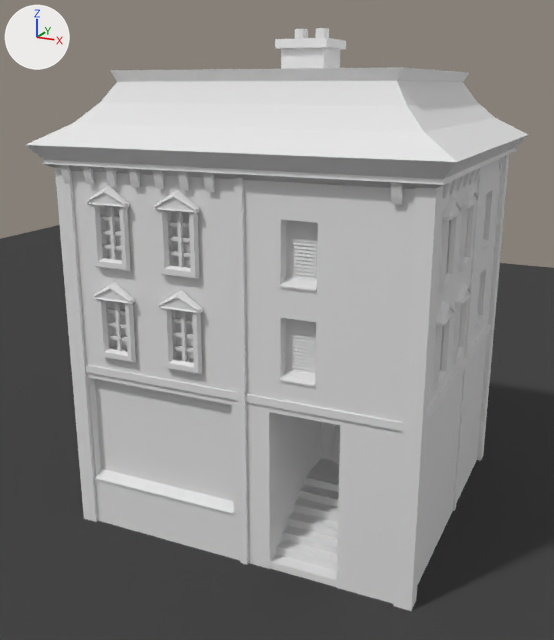
The Blender file work in progress/house/house4_lowpoly.blend, before and after one commit.
The view is the same before and after, from a 50 mm camera at (5.38, -8.99, 4.42) aimed at (1.3, -0.27, 1.51). Every picture has the same lights, and +X, +Y and +Z are marked at upper left.

The first picture shows 'Plane', 'house5'.
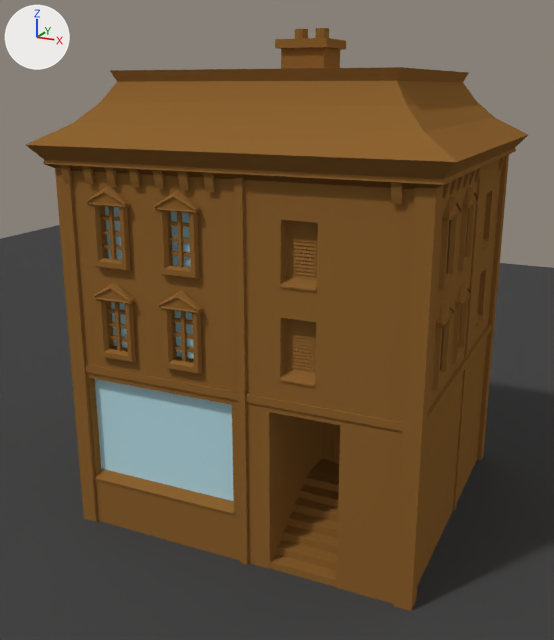
What changed in the scene script:
```text
Add mat_wall:
    mat_wall = diffuse_material('Wall')
    mat_wall.base_color = (0.274, 0.128, 0.0323)  # brown #8f6432
Add mat_window:
    mat_window = diffuse_material('Window')
    mat_window.base_color = (0.479, 0.732, 0.8)  # cyan #b8dee7
Change me_cube_003:
    where me_cube_003.from_pydata(...)  # 3725 vertices, 2678 faces; spans x -2.54..2.3, y -2.2..2.2, z -5.6..0.49
    used by ob_house5; location = (1.62, 0.0, 4.59)
    me_cube_003 part 1: 2665 of the faces centred in x -2.47..2.23, y -2.14..2.14, z -5.59..0.49 switch from mat_material (white #e7e7e7) to mat_wall (brown #8f6432)
    me_cube_003 part 2: all 13 faces centred in x -1.94..-0.29, y -1.85..-1.81, z -4.24..-1.62 switch from mat_material (white #e7e7e7) to mat_window (cyan #b8dee7)
```

Location of each change, [x1, y1, x2, y2] in pixels of the pictures (554 x 640 px):
part 1 of me_cube_003, recoloured (white to brown)
    both: [26, 28, 528, 611]
part 2 of me_cube_003, recoloured (white to cyan)
    both: [95, 206, 234, 501]
